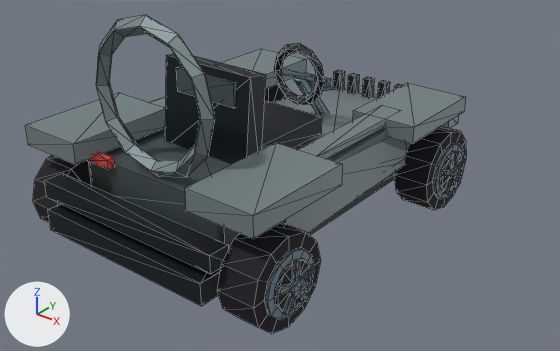
What one commit did to the glTF model DLC/Stargate/assets/kart/stargate/bratac/kart.glb.
The view is the same before and after, from a 50 mm lens placed at (3.3, -3.91, 2.81), pointed at (0.18, -0.02, 0.39). Arrows for +X, +Y and +Z are at lower left; the lights stay in place. The older version comes first. Mesh edges are drawn as thin lines. Where no turn or scale is listed for an object, it has been applied to the vertices. Vertices at exactly the same position are counted once.

Script lines for the objects in view, before the commit:
```python
me_chassis = bpy.data.meshes.new('chassis')
me_chassis.from_pydata(...)  # 356 vertices, 588 faces; spans x -0.99..0.99, y -1.36..1.6, z 0.23..1.72
me_chassis.materials.append(mat_chassis_vertex_colours)
me_wheel_front_left = bpy.data.meshes.new('wheel-front-left')
me_wheel_front_left.from_pydata(...)  # 132 vertices, 228 faces; spans x -0.221..0.135, y -0.31..0.31, z -0.31..0.31
me_wheel_front_left.materials.append(mat_wheel_vertex_colours)
me_wheel_front_right = bpy.data.meshes.new('wheel-front-right')
me_wheel_front_right.from_pydata(...)  # 132 vertices, 228 faces; spans x -0.135..0.221, y -0.31..0.31, z -0.31..0.31
me_wheel_front_right.materials.append(mat_wheel_vertex_colours)
me_wheel_rear_left = bpy.data.meshes.new('wheel-rear-left')
me_wheel_rear_left.from_pydata(...)  # 132 vertices, 228 faces; spans x -0.221..0.135, y -0.31..0.31, z -0.31..0.31
me_wheel_rear_left.materials.append(mat_wheel_vertex_colours)
me_wheel_rear_right = bpy.data.meshes.new('wheel-rear-right')
me_wheel_rear_right.from_pydata(...)  # 132 vertices, 228 faces; spans x -0.135..0.221, y -0.31..0.31, z -0.31..0.31
me_wheel_rear_right.materials.append(mat_wheel_vertex_colours)
ob_chassis = bpy.data.objects.new('chassis', me_chassis)
ob_chassis.location = (0.0, 0.0, 0.0)
ob_wheel_front_left = bpy.data.objects.new('wheel-front-left', me_wheel_front_left)
ob_wheel_front_left.location = (-0.865, 0.96, 0.31)
ob_wheel_front_right = bpy.data.objects.new('wheel-front-right', me_wheel_front_right)
ob_wheel_front_right.location = (0.865, 0.96, 0.31)
ob_wheel_rear_left = bpy.data.objects.new('wheel-rear-left', me_wheel_rear_left)
ob_wheel_rear_left.location = (-0.865, -0.96, 0.31)
ob_wheel_rear_right = bpy.data.objects.new('wheel-rear-right', me_wheel_rear_right)
ob_wheel_rear_right.location = (0.865, -0.96, 0.31)
```
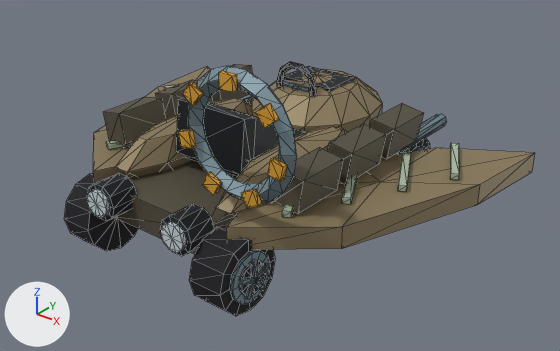
Pixel boxes (x1, y1, x2, y2) of what changed, in the pictures (560 x 351 px):
'chassis', deleted: before (25, 15, 466, 306)
'identity-starfighter-death-glider-crescent-wings-and-central-pod', added (brown): after (87, 66, 535, 256)
'wheel-rear-right', reshaped, moved (16% narrower, 17% shorter): before (217, 223, 320, 334); after (189, 224, 275, 316)
'identity-starfighter-motif-armor', added (brown): after (103, 64, 423, 214)
'identity-starfighter-motif-gate-ring', added: after (178, 66, 297, 208)
'identity-starfighter-driver-cockpit', added: after (176, 62, 316, 176)
'wheel-front-right', reshaped, moved (mostly hidden afterwards): before (394, 126, 466, 210); after (401, 138, 430, 153)
'wheel-rear-left', reshaped, moved: before (33, 155, 91, 223); after (64, 173, 138, 251)
'wheel-front-left', reshaped (not visible afterwards): before (264, 85, 288, 102)
part 3 of me_wheel_front_right, rebuilt (mostly hidden afterwards): before (394, 126, 466, 210); after (401, 138, 430, 153)
part 4 of me_wheel_front_right, built on: before (433, 143, 466, 199)
part 5 of me_wheel_rear_right, added: after (240, 260, 266, 295)
part 6 of me_wheel_rear_right, added: after (251, 259, 258, 280)
part 7 of me_wheel_rear_right, rebuilt (16% narrower, 17% shorter): before (217, 223, 320, 334); after (189, 224, 275, 316)
part 8 of me_wheel_rear_right, cut back: before (265, 247, 315, 320); after (239, 263, 269, 300)

Diff of the bpy script that builds the scene:
```diff
--- a/DLC/Stargate/assets/kart/stargate/bratac/kart.glb.py
+++ b/DLC/Stargate/assets/kart/stargate/bratac/kart.glb.py
@@ me_wheel_front_left @@
-me_wheel_front_left.from_pydata(...)  # 132 vertices, 228 faces; spans x -0.221..0.135, y -0.31..0.31, z -0.31..0.31
+me_wheel_front_left.from_pydata(...)  # 113 vertices, 196 faces; spans x -0.182..0.125, y -0.25..0.25, z -0.25..0.25
+# me_wheel_front_left part 1: the loose piece of 26 vertices spanning x -0.135..0.135, y -0.31..0.31, z -0.31..0.31 is rebuilt with 51 vertices and now spans x -0.149..0.125, y -0.25..0.25, z -0.25..0.25
+# other edits to the shape of me_wheel_front_left do not show in these pictures
 me_wheel_front_left.materials.append(mat_wheel_vertex_colours)
@@ me_wheel_rear_left @@
-me_wheel_rear_left.from_pydata(...)  # 132 vertices, 228 faces; spans x -0.221..0.135, y -0.31..0.31, z -0.31..0.31
+me_wheel_rear_left.from_pydata(...)  # 113 vertices, 196 faces; spans x -0.182..0.125, y -0.25..0.25, z -0.25..0.25
+# me_wheel_rear_left part 2: the loose piece of 26 vertices spanning x -0.135..0.135, y -0.31..0.31, z -0.31..0.31 is rebuilt with 51 vertices and now spans x -0.149..0.125, y -0.25..0.25, z -0.25..0.25
+# other edits to the shape of me_wheel_rear_left do not show in these pictures
 me_wheel_rear_left.materials.append(mat_wheel_vertex_colours)
@@ me_wheel_front_right @@
-me_wheel_front_right.from_pydata(...)  # 132 vertices, 228 faces; spans x -0.135..0.221, y -0.31..0.31, z -0.31..0.31
+me_wheel_front_right.from_pydata(...)  # 113 vertices, 196 faces; spans x -0.125..0.182, y -0.25..0.25, z -0.25..0.25
+# me_wheel_front_right part 3: the loose piece of 26 vertices spanning x -0.135..0.135, y -0.31..0.31, z -0.31..0.31 is rebuilt with 51 vertices and now spans x -0.125..0.149, y -0.25..0.25, z -0.25..0.25
+# me_wheel_front_right part 4: 106 vertices removed from x 0.133..0.221, y -0.217..0.217, z -0.217..0.217; 32 vertices added at x 0.157..0.182, y -0.124..0.124, z -0.11..0.053
+# other edits to the shape of me_wheel_front_right do not show in these pictures
 me_wheel_front_right.materials.append(mat_wheel_vertex_colours)
@@ me_wheel_rear_right @@
-me_wheel_rear_right.from_pydata(...)  # 132 vertices, 228 faces; spans x -0.135..0.221, y -0.31..0.31, z -0.31..0.31
+me_wheel_rear_right.from_pydata(...)  # 113 vertices, 196 faces; spans x -0.125..0.182, y -0.25..0.25, z -0.25..0.25
+# me_wheel_rear_right part 5: a new loose piece, a 10-sided cylinder along x spanning x 0.14..0.166, y -0.107..0.107, z -0.112..0.113, in mat_wheel_vertex_colours
+# me_wheel_rear_right part 6: a new loose piece, a box spanning x 0.157..0.182, y -0.015..0.015, z 0.0..0.125, in mat_wheel_vertex_colours
+# me_wheel_rear_right part 7: the loose piece of 26 vertices spanning x -0.135..0.135, y -0.31..0.31, z -0.31..0.31 is rebuilt with 51 vertices and now spans x -0.125..0.149, y -0.25..0.25, z -0.25..0.25
+# me_wheel_rear_right part 8: 106 vertices removed from x 0.133..0.221, y -0.217..0.217, z -0.217..0.217; 32 vertices added at x 0.157..0.182, y -0.124..0.124, z -0.11..0.053
 me_wheel_rear_right.materials.append(mat_wheel_vertex_colours)
@@ ob_chassis @@
-ob_chassis = bpy.data.objects.new('chassis', me_chassis)
@@ ob_wheel_rear_left @@
 ob_wheel_rear_left = bpy.data.objects.new('wheel-rear-left', me_wheel_rear_left)
-ob_wheel_rear_left.location = (-0.865, -0.96, 0.31)
+ob_wheel_rear_left.location = (-0.59, -0.98, 0.25)
@@ ob_wheel_front_right @@
 ob_wheel_front_right = bpy.data.objects.new('wheel-front-right', me_wheel_front_right)
-ob_wheel_front_right.location = (0.865, 0.96, 0.31)
+ob_wheel_front_right.location = (0.59, 0.98, 0.25)
@@ ob_wheel_rear_right @@
 ob_wheel_rear_right = bpy.data.objects.new('wheel-rear-right', me_wheel_rear_right)
-ob_wheel_rear_right.location = (0.865, -0.96, 0.31)
+ob_wheel_rear_right.location = (0.59, -0.98, 0.25)
@@ ob_identity_starfighter_motif_gate_ring @@
+ob_identity_starfighter_motif_gate_ring = bpy.data.objects.new('identity-starfighter-motif-gate-ring', me_identity_starfighter_motif_gate_ring)  # 128 vertices, 228 faces; spans x 0.25..1.05, y -1.058..-0.9, z 0.736..1.524
+ob_identity_starfighter_motif_gate_ring.location = (0.0, 0.0, 0.0)
@@ ob_identity_starfighter_motif_armor @@
+ob_identity_starfighter_motif_armor = bpy.data.objects.new('identity-starfighter-motif-armor', me_identity_starfighter_motif_armor)  # 48 vertices, 72 faces; spans x -0.89..0.89, y -0.68..0.72, z 0.59..0.85
+ob_identity_starfighter_motif_armor.location = (0.0, 0.0, 0.0)
@@ ob_identity_starfighter_driver_cockpit @@
+ob_identity_starfighter_driver_cockpit = bpy.data.objects.new('identity-starfighter-driver-cockpit', me_identity_starfighter_driver_cockpit)  # 80 vertices, 140 faces; spans x -0.3..0.3, y -0.557..0.679, z 0.459..1.086
+ob_identity_starfighter_driver_cockpit.location = (0.0, 0.0, 0.0)
@@ ob_identity_starfighter_death_glider_crescent_wings_and_central_pod @@
+ob_identity_starfighter_death_glider_crescent_wings_and_central_pod = bpy.data.objects.new('identity-starfighter-death-glider-crescent-wings-and-central-pod', me_identity_starfighter_death_glider_crescent_wings_and_central_pod)  # 357 vertices, 616 faces; spans x -1.58..1.58, y -1.23..1.36, z 0.29..0.93
+ob_identity_starfighter_death_glider_crescent_wings_and_central_pod.location = (0.0, 0.0, 0.0)
```
